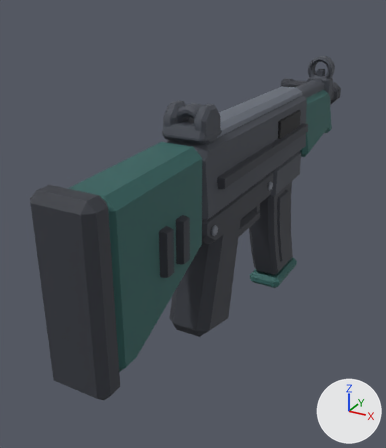
What one commit did to the glTF model roblox/assets/weapons-kit/src/w_smg.glb.
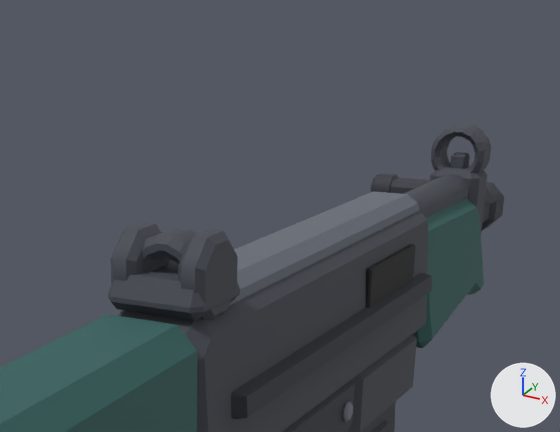
There are two pictures of each version: one whole from a 50 mm camera at (0.231, -0.521, 0.164) aimed at (-0.058, 0.005, -0.099), one close up on the part from 29% to 95% of the width and 0% to 44% of the height. The lights are fixed; the arrows at lower right show +X, +Y and +Z. The first two pictures are the older version. Where no turn or scale is listed for an object, it has been applied to the vertices. Vertices at exactly the same position are counted once.

In view in the first close-up: 'barrel_wzB', 'body_wzB', 'body_wzN', 'charge_wzB', 'cover_wzA', 'fore_wzA', 'grip_wzB', 'mag_wzB', 'sight_wzN', 'stock_wzA', 'trim_wzN' and 1 more.
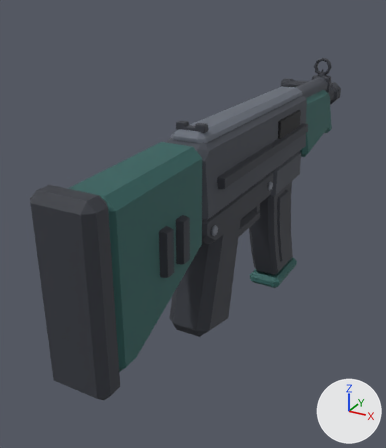
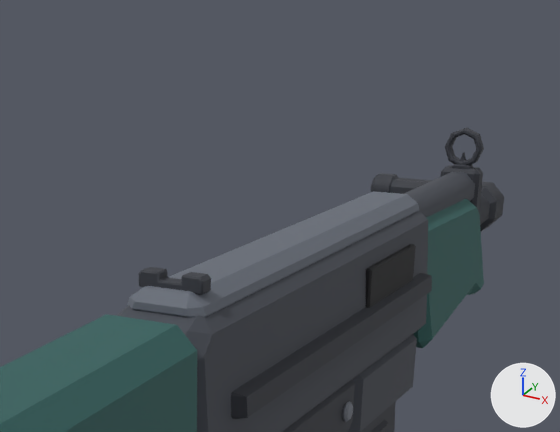
Boxes [x1, y1, x2, y2] around the edits, measured in the close-ups (560 x 432 px; the box of a moved part takes in the faces that stretch with it):
'sight_wzN', reshaped (10% narrower, 15% shorter): before [108, 124, 491, 321]; after [138, 128, 484, 295]
part 1 of me_sight_wzn, moved or reshaped: before [450, 152, 470, 169]; after [441, 165, 483, 212]
part 2 of me_sight_wzn, added: after [445, 128, 484, 165]
part 3 of me_sight_wzn, added: after [138, 267, 211, 295]
part 4 of me_sight_wzn, added: after [452, 164, 473, 169]
part 5 of me_sight_wzn, deleted: before [108, 222, 240, 321]
part 6 of me_sight_wzn, deleted: before [430, 124, 491, 231]

What the commit changed:
me_sight_wzn is used by ob_sight_wzn; location (0.0, 0.0, 0.0).
me_sight_wzn had 392 vertices, 764 faces and spanned x -0.022..0.022, y -0.122..0.313, z -0.007..0.072.
me_sight_wzn no longer uses material mat_frame (dark grey #444851).
me_sight_wzn now has 190 vertices, 364 faces and spans x -0.015..0.015, y -0.106..0.313, z -0.004..0.07.
me_sight_wzn part 1: the loose piece of 24 vertices spanning x -0.005..0.005, y 0.294..0.305, z 0.036..0.054 is scaled about its middle by (2.72, 1.13, 2.78), then moved by (0.0, 0.007, -0.025), in mat_dark (dark grey #353840).
me_sight_wzn part 2: a new loose piece of 64 vertices spanning x -0.013..0.013, y 0.303..0.31, z 0.044..0.07, in mat_dark (dark grey #353840).
me_sight_wzn part 3: a new loose piece of 52 vertices spanning x -0.015..0.015, y -0.106..-0.098, z 0.047..0.054, in mat_dark (dark grey #353840).
me_sight_wzn part 4: a new loose piece of 24 vertices spanning x -0.007..0.007, y 0.301..0.31, z 0.043..0.046, in mat_dark (dark grey #353840).
me_sight_wzn part 5: 216 vertices removed from x -0.022..0.022, y -0.122..-0.082, z 0.037..0.071.
me_sight_wzn part 6: 152 vertices removed from x -0.018..0.018, y 0.285..0.313, z -0.007..0.072.
Other edits to the shape of me_sight_wzn do not show in these pictures.
me_sight_wzn gains material mat_dark (dark grey #353840).
